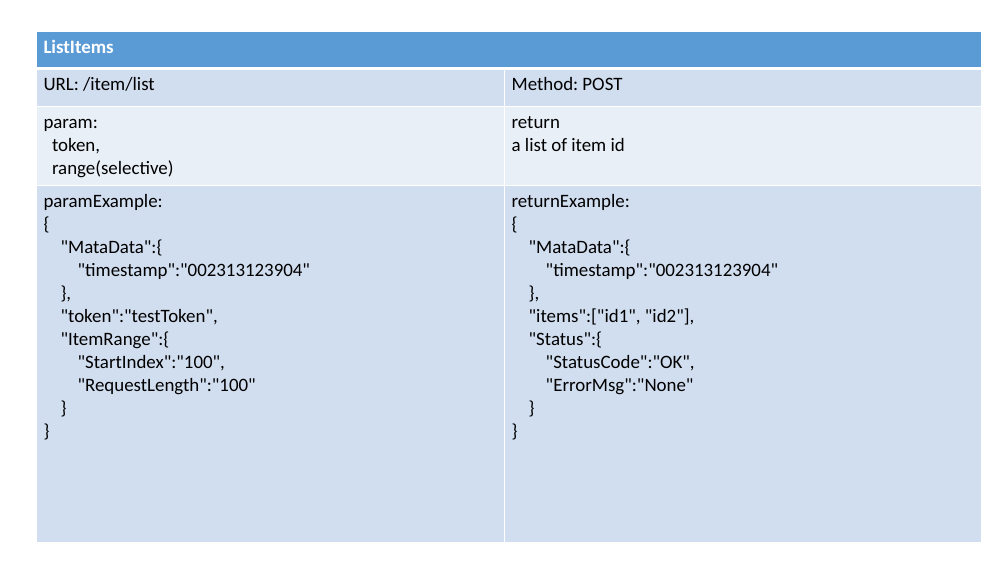
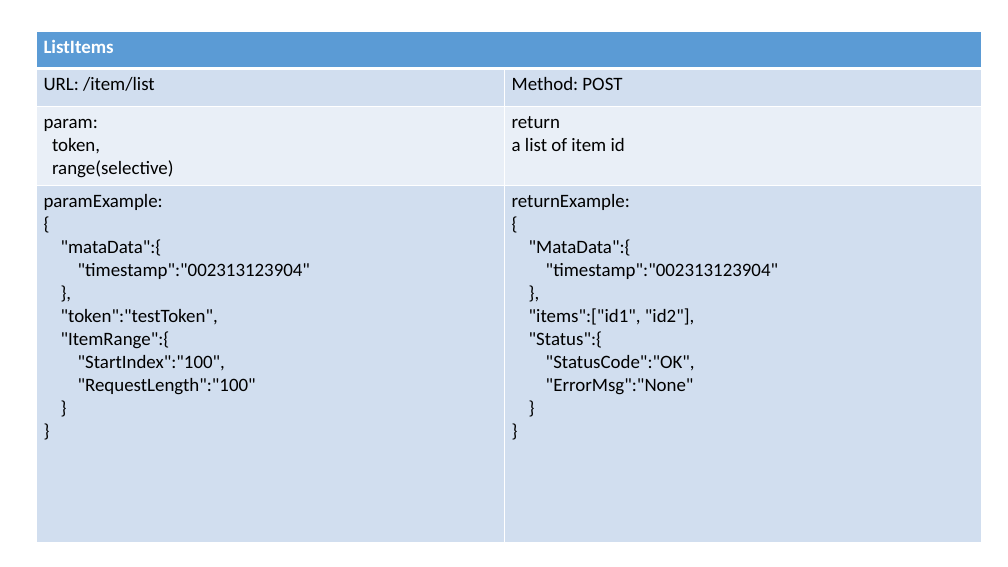
Before and after one commit to dailing/schoolapp, a slide deck: slide 3 of API.pptx. Drawn at 1008x567 pixels with LibreOffice and Linux fonts; fonts in the diff are those of the drawing. Boxes give left, top, right and bottom in pixels: in the first picture for what was removed or moved away, otherwise in the second. Text is boxed around its words. In the diff, an @@ line names an element or a change of style, - is before the commit and + after.

Commit message:
finished user related api and html test. Finished image upload tests.

```diff
--- a/API.pptx
+++ b/API.pptx
@@ table at bbox=[36, 32, 982, 543] @@
@@ row 4, column 1: "paramExample: / { / "MataData":{ / "timestamp":"002313123904" / }, / "token":"testToken", / "ItemRange":{ / "StartIndex":"100", / "RequestLength":"100" / } / }" to "paramExample: / { / "mataData":{ / "timestamp":"002313123904" / }, / "token":"testToken", / "ItemRange":{ / "StartIndex":"100", / "RequestLength":"100" / } / }" @@
```
Also in this commit, not shown: 3 other slides changed, 21 other files.
